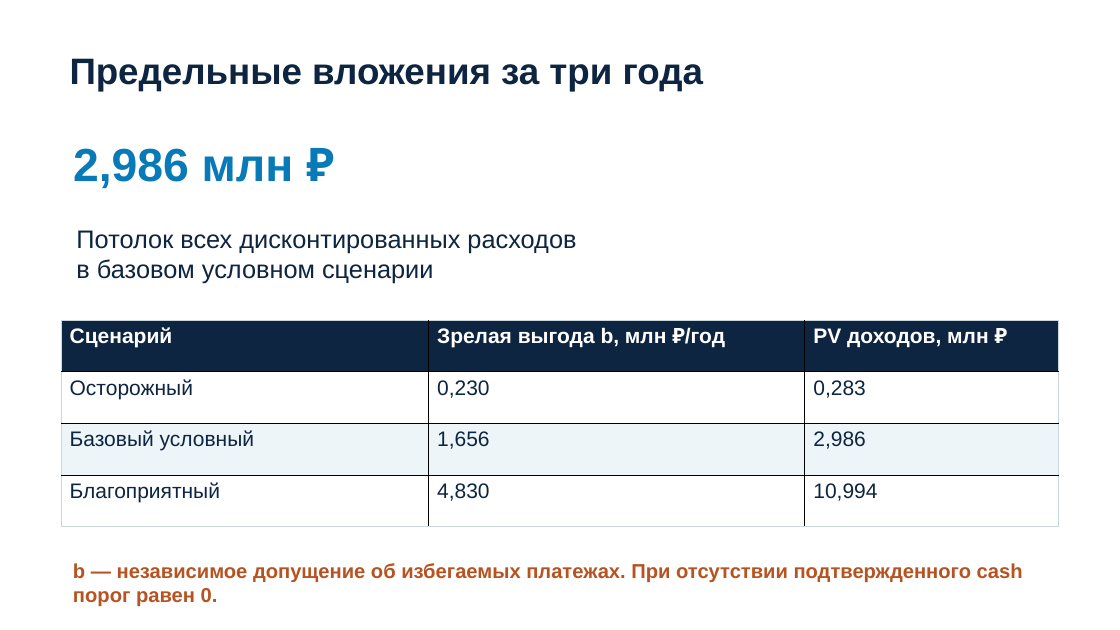
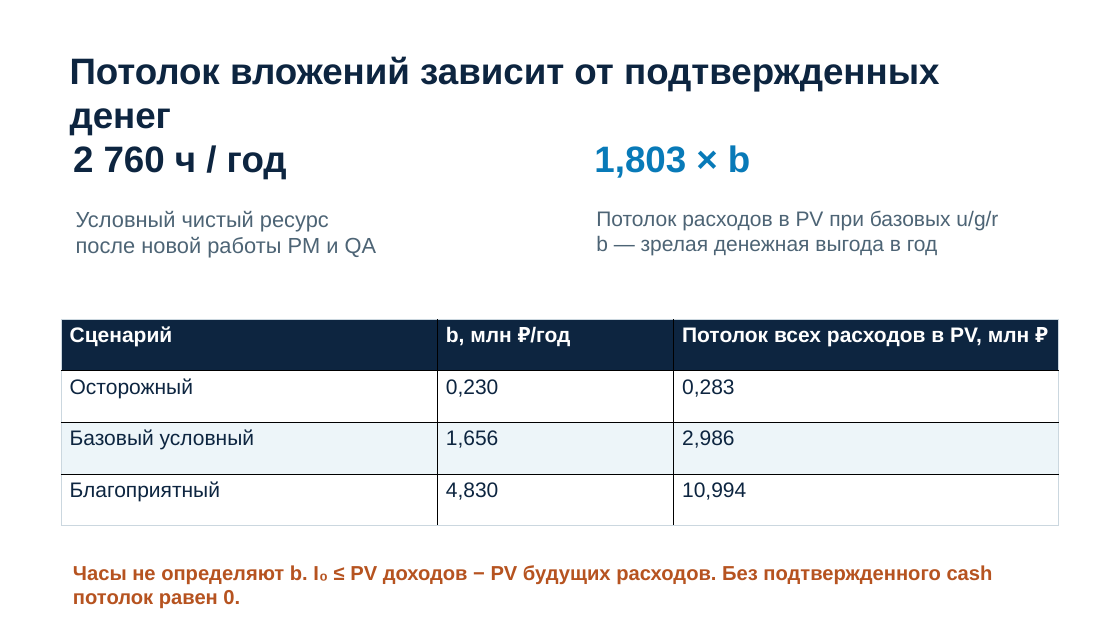
Before and after one commit to egorbaranos-max/intelligence-cup-feedback-agent, a slide deck: slide 9 of submission/presentation.pptx. Drawn at 1120x630 pixels with LibreOffice and Linux fonts; fonts in the diff are those of the drawing. Boxes give left, top, right and bottom in pixels: in the first picture for what was removed or moved away, otherwise in the second. Text is boxed around its words. In the diff, an @@ line names an element or a change of style, - is before the commit and + after.

```diff
--- a/submission/presentation.pptx
+++ b/submission/presentation.pptx
@@ text at (x1=70, y1=56, x2=939, y2=135): text changed @@
-Предельные вложения за три года
+Потолок вложений зависит от подтвержденных денег
@@ text at (x1=73, y1=146, x2=287, y2=179): text changed; size 39.8 to 31.5 pt; text colour #087AB8 to #0D2540 @@
-2,986 млн ₽
+2 760 ч / год
@@ text added at (x1=594, y1=145, x2=750, y2=178), 31.5 pt, text #087AB8, bold @@
+1,803 × b
@@ text at (x1=76, y1=211, x2=377, y2=258): text changed; size 21.8 to 18.8 pt; text colour #0D2540 to #4D6475 @@
-Потолок всех дисконтированных расходов
-в базовом условном сценарии
+Условный чистый ресурс
+после новой работы PM и QA
@@ text added at (x1=596, y1=210, x2=998, y2=256), 18 pt, text #4D6475 @@
+Потолок расходов в PV при базовых u/g/r
+b — зрелая денежная выгода в год
@@ table at (x1=61, y1=319, x2=1059, y2=526) @@
-row 1, column 2: Зрелая выгода b, млн ₽/год
+row 1, column 2: b, млн ₽/год
-row 1, column 3: PV доходов, млн ₽
+row 1, column 3: Потолок всех расходов в PV, млн ₽
@@ text at (x1=73, y1=565, x2=993, y2=609): text changed @@
-b — независимое допущение об избегаемых платежах. При отсутствии подтвержденного cash порог равен 0.
+Часы не определяют b. I₀ ≤ PV доходов − PV будущих расходов. Без подтвержденного cash потолок равен 0.
```
Also in this commit, not shown: 1 other slide changed, 3 slides added, 3 slides removed, 23 other files.
